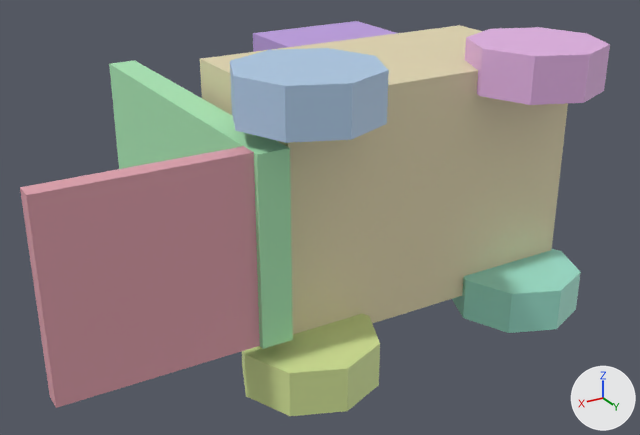
Renders of the glTF model public/studio/v2.15.0/d_forklift/model.glb from each side of a commit.
The view is the same before and after, from a 50 mm lens placed at (3.11, 4.61, 2.15), pointed at (0.23, -0.21, -0.25). Lighting does not change. The marker at lower right points along +X, +Y and +Z. The picture after the commit comes second. Where no turn or scale is listed for an object, it has been applied to the vertices.

In view in the first picture: 'part0', 'part1', 'part2', 'part3', 'part4', 'part5', 'part6', 'part7'.
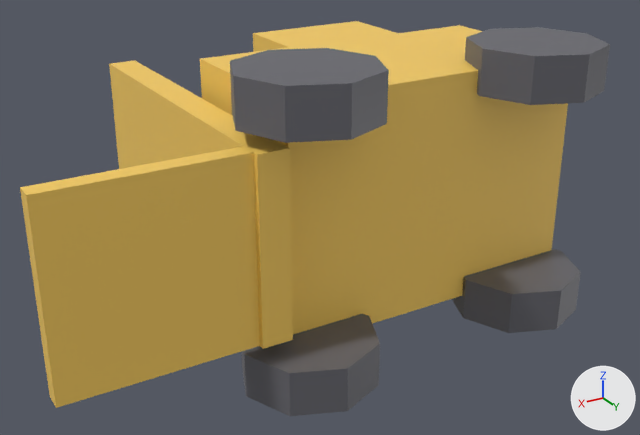
Pixel boxes [x1, y1, x2, y2] of what changed, in the pictures (640 x 435 px):
part 1 of me_geometry_0, recoloured (beige to yellow)
    both: [200, 25, 568, 334]
part 2 of me_geometry_1, recoloured (purple to yellow)
    both: [253, 21, 396, 52]
part 3 of me_geometry_2, recoloured (green to yellow)
    both: [109, 60, 293, 349]
part 4 of me_geometry_3, recoloured
    both: [20, 146, 260, 408]
part 5 of me_geometry_4, recoloured (blue to dark grey)
    both: [230, 48, 389, 143]
part 6 of me_geometry_5, recoloured (green to dark grey)
    both: [242, 314, 380, 416]
part 7 of me_geometry_6, recoloured (pink to dark grey)
    both: [465, 27, 610, 105]
part 8 of me_geometry_7, recoloured (green to dark grey)
    both: [452, 249, 581, 333]

Edits to the bpy script that builds the scene:
```text
Change me_geometry_0:
    where me_geometry_0.from_pydata(...)  # 8 vertices, 12 faces; spans x -1.4..0.8, y -0.8..0.4, z -0.8..0.8
    used by ob_part0; location = (0.0, 0.0, 0.0)
    me_geometry_0 part 1: 12 faces centred in x -1.4..0.8, y -0.8..0.4, z -0.8..0.8 are repainted in the vertex colours; the middle colour goes from beige #e7dbb4 to yellow #f9ce60
Change me_geometry_1:
    where me_geometry_1.from_pydata(...)  # 8 vertices, 12 faces; spans x -1.1..-0.1, y -1.8..-0.6, z -0.7..0.7
    used by ob_part1; location = (0.0, 0.0, 0.0)
    me_geometry_1 part 2: 12 faces centred in x -1.1..-0.1, y -1.8..-0.6, z -0.7..0.7 are repainted in the vertex colours; the middle colour goes from purple #c2a0e6 to yellow #f9ce60
Change me_geometry_2:
    where me_geometry_2.from_pydata(...)  # 8 vertices, 12 faces; spans x 0.9..1.1, y -1.8..0.6, z -0.6..0.6
    used by ob_part2; location = (0.0, 0.0, 0.0)
    me_geometry_2 part 3: 12 faces centred in x 0.9..1.1, y -1.8..0.6, z -0.6..0.6 are repainted in the vertex colours; the middle colour goes from green #adecb8 to yellow #f9ce60
Change me_geometry_3:
    where me_geometry_3.from_pydata(...)  # 8 vertices, 12 faces; spans x 1.1..2.3, y 0.44..0.56, z -0.6..0.6
    used by ob_part3; location = (0.0, 0.0, 0.0)
    me_geometry_3 part 4: 12 faces centred in x 1.1..2.3, y 0.44..0.56, z -0.6..0.6 are repainted in the vertex colours; the middle colour goes from pink #e3a3af to yellow #f9ce60
Change me_geometry_4:
    where me_geometry_4.from_pydata(...)  # 18 vertices, 32 faces; spans x 0.25..1.15, y 0.0..0.9, z 0.7..1.0
    used by ob_part4; location = (0.0, 0.0, 0.0)
    me_geometry_4 part 5: 32 faces centred in x 0.294..1.106, y 0.044..0.856, z 0.7..1.0 are repainted in the vertex colours; the middle colour goes from blue #b1cde9 to dark grey #65656c
Change me_geometry_5:
    where me_geometry_5.from_pydata(...)  # 18 vertices, 32 faces; spans x 0.25..1.15, y 0.0..0.9, z -1.0..-0.7
    used by ob_part5; location = (0.0, 0.0, 0.0)
    me_geometry_5 part 6: 32 faces centred in x 0.294..1.106, y 0.044..0.856, z -1.0..-0.7 are repainted in the vertex colours; the middle colour goes from green #d7e89b to dark grey #65656c
Change me_geometry_6:
    where me_geometry_6.from_pydata(...)  # 18 vertices, 32 faces; spans x -1.45..-0.55, y 0.0..0.9, z 0.65..0.95
    used by ob_part6; location = (0.0, 0.0, 0.0)
    me_geometry_6 part 7: 32 faces centred in x -1.406..-0.594, y 0.044..0.856, z 0.65..0.95 are repainted in the vertex colours; the middle colour goes from pink #e6b4e7 to dark grey #65656c
Change me_geometry_7:
    where me_geometry_7.from_pydata(...)  # 18 vertices, 32 faces; spans x -1.45..-0.55, y 0.0..0.9, z -0.95..-0.65
    used by ob_part7; location = (0.0, 0.0, 0.0)
    me_geometry_7 part 8: 32 faces centred in x -1.406..-0.594, y 0.044..0.856, z -0.95..-0.65 are repainted in the vertex colours; the middle colour goes from green #a0e6d2 to dark grey #65656c
```
